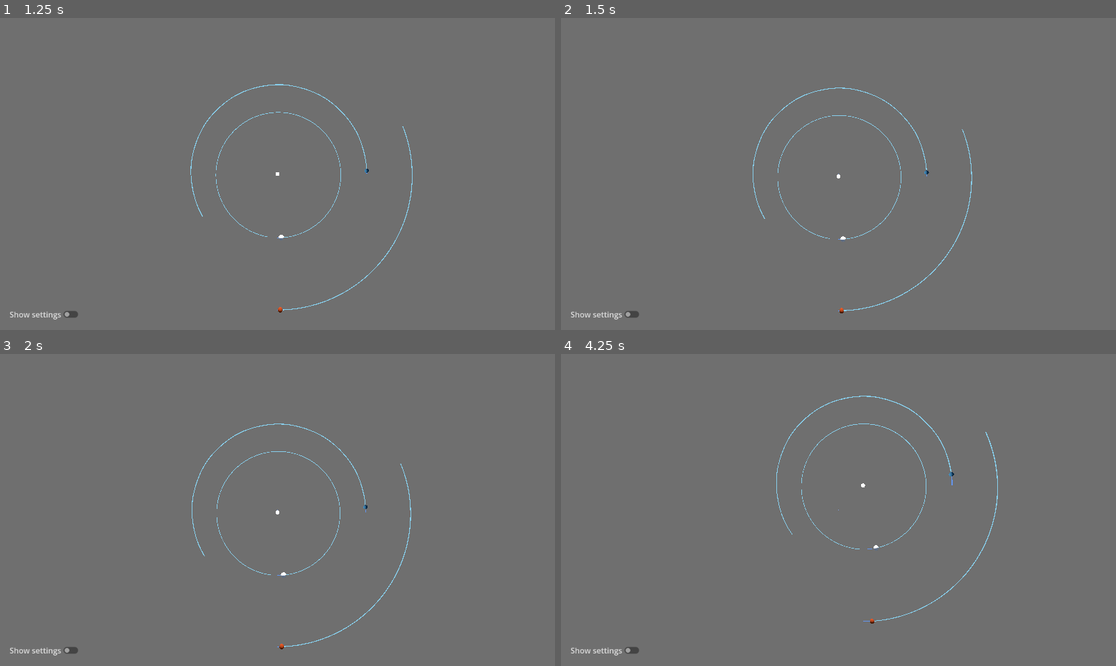
Above: before the commit, frames 1-4 (two rows, left to right).
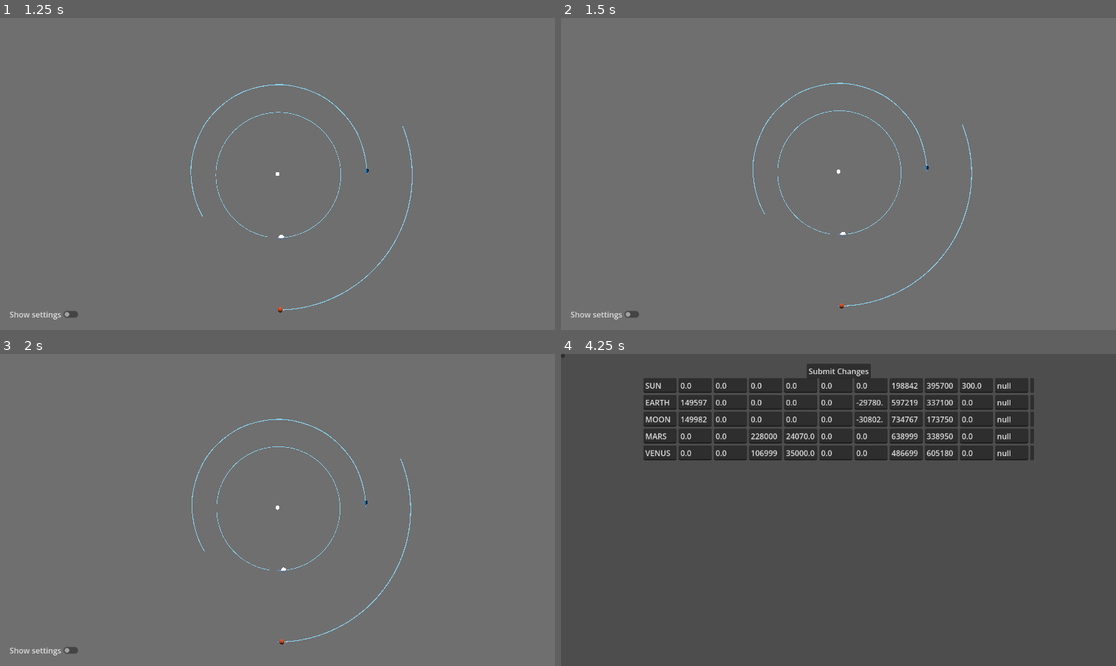
Above: after the commit, the same moments.

Repository: DarkLegend001/Space-Simulator
Game: Godot game, scene res://main/main.tscn
Same seed, same stepped clock (60 frames per second), same inputs: the game is played once before the commit and once after it. A sky picture missing from this copy of the repository is replaced by a grey-blue gradient.
Inputs (mouse positions are in pixels of both pictures, inside the frame that each line leads up to):
- Up to frame 1 (1.25 s): tap Enter at 0.5 s; move the mouse to (399, 158) at 0.52 s; hold S (camera_back) from 0.53 s (still down); click (399, 158) at 0.67 s
- Up to frame 2 (1.5 s): move the mouse to (727, 189) at 1.27 s; release S (camera_back) at 1.28 s; tap C (camera_down, bound only after the commit) at 1.35 s; click (727, 189) at 1.42 s
- Up to frame 3 (2 s): no input
- Up to frame 4 (4.25 s): move the mouse to (894, 441) at 2.02 s; hold Shift (camera_down, bound only before the commit) 2.03-2.78 s; click (894, 441) at 2.17 s; move the mouse to (810, 572) at 2.77 s; tap W (camera_forward) at 2.85 s; click (810, 572) at 2.92 s; move the mouse to (1005, 556) at 3.52 s; hold A (camera_left) from 3.53 s (still down); click (1005, 556) at 3.67 s; tap Escape (ui_cancel) at 4.15 s

Frame 1 is identical in both runs. In frame 2, 0.8% of the frame differs, in the area x 34-75%, y 20-95%; in frame 3, 0.8%; in frame 4, 99%, in the area x 0-100%, y 0-100%.

Commit message:
add functionality to dynamic planet settings

Diff:
--- a/controller/simulation_controller.gd
+++ b/controller/simulation_controller.gd
@@ -19,7 +19,9 @@
 
 func _ready() -> void:
 	main_simulation = Simulation.new()
-	InitialPlanets.reset()
+	if (Globals.first_load):
+		InitialPlanets.reset()
+		Globals.first_load = false
 	load_presets()
 	for i in main_simulation.celestial_bodies.size():
 		spawn_prediction_celestial_path()
--- a/data/globals.gd
+++ b/data/globals.gd
@@ -7,7 +7,6 @@
 # 1 means planets always appear the same size, 0 means planets have realistic sizes with no scaling.
 # Values close to 1 can lead to planets becoming invisible when they are too close to the camera
 @export var planet_scaling: float = 0.5
-
 
 # timesteps per second
 @export var speed := 500
@@ -26,3 +25,6 @@
 @export var store_speed := 1
 # number of times previous positions are rendered per second
 @export var render_store_speed := 60
+
+
+var first_load = true
--- a/main/main.gd
+++ b/main/main.gd
@@ -8,4 +8,5 @@
 
 # Called every frame. 'delta' is the elapsed time since the previous frame.
 func _process(_delta: float) -> void:
-	pass
+	if (Input.is_action_just_released("ui_cancel")):
+		get_tree().change_scene_to_file("res://settings/planet_settings.tscn")
--- a/main/planet_gui.gd
+++ b/main/planet_gui.gd
@@ -75,7 +75,7 @@
 				$Label4.text = "Speed: " + PhysicsCalculator.get_scientific_notation((selected_body.sim_body.vel - follow_body.sim_body.vel).length())
 
 # Called every frame. 'delta' is the elapsed time since the previous frame.
-func _process(delta: float) -> void:
+func _process(_delta: float) -> void:
 	if selected_body == null:
 		visible = false
 	else:
--- a/planet_settings.tscn
+++ /dev/null
@@ -1,9 +0,0 @@
-[gd_scene format=3 uid="uid://dl0l1h2awhljs"]
-
-[node name="PlanetSettings" type="Control" unique_id=1237577126]
-layout_mode = 3
-anchors_preset = 15
-anchor_right = 1.0
-anchor_bottom = 1.0
-grow_horizontal = 2
-grow_vertical = 2
--- a/project.godot
+++ b/project.godot
@@ -19,7 +19,6 @@
 [autoload]
 
 Globals="*uid://dmfxgs8t7n24a"
-Planets="*uid://bqw5v5hjcwdk6"
 
 [dotnet]
 
@@ -27,6 +26,17 @@
 
 [input]
 
+ui_accept={
+"deadzone": 0.5,
+"events": [Object(InputEventKey,"resource_local_to_scene":false,"resource_name":"","device":16,"window_id":0,"alt_pressed":false,"shift_pressed":false,"ctrl_pressed":false,"meta_pressed":false,"pressed":false,"keycode":4194309,"physical_keycode":0,"key_label":0,"unicode":0,"location":0,"echo":false,"script":null)
+, Object(InputEventKey,"resource_local_to_scene":false,"resource_name":"","device":16,"window_id":0,"alt_pressed":false,"shift_pressed":false,"ctrl_pressed":false,"meta_pressed":false,"pressed":false,"keycode":4194310,"physical_keycode":0,"key_label":0,"unicode":0,"location":0,"echo":false,"script":null)
+]
+}
+ui_select={
+"deadzone": 0.5,
+"events": [Object(InputEventJoypadButton,"resource_local_to_scene":false,"resource_name":"","device":-1,"button_index":3,"pressure":0.0,"pressed":false,"script":null)
+]
+}
 camera_left={
 "deadzone": 0.2,
 "events": [Object(InputEventKey,"resource_local_to_scene":false,"resource_name":"","device":-1,"window_id":0,"alt_press …(191 unchanged characters)…
@@ -39,12 +49,12 @@
 }
 camera_up={
 "deadzone": 0.2,
-"events": [Object(InputEventKey,"resource_local_to_scene":fa …(140 unchanged characters)… d":false,"keycode":0,"physical_keycode":67,"key_label":0,"unicode":99,"location":0,"echo":false,"script":null)
+"events": [Object(InputEventKey,"resource_local_to_scene":fa …(140 unchanged characters)… d":false,"keycode":0,"physical_keycode":32,"key_label":0,"unicode":32,"location":0,"echo":false,"script":null)
 ]
 }
 camera_down={
 "deadzone": 0.2,
-"events": [Object(InputEventKey,"resource_local_to_scene":false,"resource_name":"","device":0,"window_id":0,"alt_pressed":false,"shift_pressed":false,"ctrl_pressed":false,"meta_pressed":false,"pressed":false,"keycode":0,"physical_keycode":4194325,"key_label":0,"unicode":0,"location":1,"echo":false,"script":null)
+"events": [Object(InputEventKey,"resource_local_to_scene":false,"resource_name":"","device":-1,"window_id":0,"alt_pressed":false,"shift_pressed":false,"ctrl_pressed":false,"meta_pressed":false,"pressed":false,"keycode":0,"physical_keycode":67,"key_label":0,"unicode":99,"location":0,"echo":false,"script":null)
 ]
 }
 camera_forward={
@@ -79,12 +89,12 @@
 }
 camera_roll_left={
 "deadzone": 0.2,
-"events": [Object(InputEventKey,"resource_local_to_scene":fa …(141 unchanged characters)… ":false,"keycode":0,"physical_keycode":4194326,"key_label":0,"unicode":0,"location":2,"echo":false,"script":null)
+"events": [Object(InputEventKey,"resource_local_to_scene":fa …(141 unchanged characters)… ":false,"keycode":0,"physical_keycode":46,"key_label":0,"unicode":46,"location":0,"echo":false,"script":null)
 ]
 }
 camera_roll_right={
 "deadzone": 0.2,
-"events": [Object(InputEventKey,"resource_local_to_scene":fa …(141 unchanged characters)… ":false,"keycode":0,"physical_keycode":4194325,"key_label":0,"unicode":0,"location":2,"echo":false,"script":null)
+"events": [Object(InputEventKey,"resource_local_to_scene":fa …(141 unchanged characters)… ":false,"keycode":0,"physical_keycode":47,"key_label":0,"unicode":47,"location":0,"echo":false,"script":null)
 ]
 }
 toggle_camera_precision={
--- a/settings/initial_planets.gd
+++ b/settings/initial_planets.gd
@@ -1,13 +1,12 @@
 class_name InitialPlanets
 
-## test doc
-static var planets = Array()
+static var planets
 
-
-static func remove_all() -> void:
+static func clear() -> void:
 	planets = Array()
 
 static func reset() -> void:
+	clear()
 	var file = FileAccess.open("res://data/presets.txt", FileAccess.READ)
 	var contents = file.get_as_text().trim_suffix("\n").split("\n")
 	for line in contents:
--- a/settings/planet_setting_line.gd
+++ b/settings/planet_setting_line.gd
@@ -1,12 +1,43 @@
 extends HBoxContainer
 
+var planet
 
+func reset_values() -> void:
+	$NameLineEdit.text = str(planet.name)
+	$XPosLineEdit.text = str(planet.pos.x)
+	$YPosLineEdit.text = str(planet.pos.y)
+	$ZPosLineEdit.text = str(planet.pos.z)
+	$XVelLineEdit.text = str(planet.vel.x)
+	$YVelLineEdit.text = str(planet.vel.y)
+	$ZVelLineEdit.text = str(planet.vel.z)
+	$MassLineEdit.text = str(planet.mass)
+	$RadiusLineEdit.text = str(planet.radius)
+	$LuminanceLineEdit.text = str(planet.luminance)
+	$ColorPickerButton.color = planet.color
+	$TexturePathEdit.text = "null" #planet.texture
 
-# Called when the node enters the scene tree for the first time.
-func _ready() -> void:
-	pass
-
-
-# Called every frame. 'delta' is the elapsed time since the previous frame.
-func _process(delta: float) -> void:
-	pass
+func confirm_values() -> bool:
+	if ($XPosLineEdit.text.is_valid_float() and
+			$YPosLineEdit.text.is_valid_float() and
+			$ZPosLineEdit.text.is_valid_float() and
+			$XVelLineEdit.text.is_valid_float() and
+			$YVelLineEdit.text.is_valid_float() and
+			$ZVelLineEdit.text.is_valid_float() and
+			$MassLineEdit.text.is_valid_float() and
+			$RadiusLineEdit.text.is_valid_float() and
+			$LuminanceLineEdit.text.is_valid_float()
+		):
+		planet.name = $NameLineEdit.text
+		planet.pos.x = float($XPosLineEdit.text)
+		planet.pos.y = float($YPosLineEdit.text)
+		planet.pos.z = float($ZPosLineEdit.text)
+		planet.vel.x = float($XVelLineEdit.text)
+		planet.vel.y = float($YVelLineEdit.text)
+		planet.vel.z = float($ZVelLineEdit.text)
+		planet.mass = float($MassLineEdit.text)
+		planet.radius = float($RadiusLineEdit.text)
+		planet.luminance = float($LuminanceLineEdit.text)
+		planet.color = $ColorPickerButton.color
+		#planet.texture = $TexturePathEdit.text
+		return true
+	return false
--- a/settings/planet_setting_line.tscn
+++ b/settings/planet_setting_line.tscn
@@ -1,6 +1,6 @@
 [gd_scene format=3 uid="uid://cenhimtdta4pg"]
 
-[ext_resource type="Script" uid="uid://dx1ogdo6c2cls" path="res://main/planet_setting_line.gd" id="1_qikq4"]
+[ext_resource type="Script" uid="uid://dx1ogdo6c2cls" path="res://settings/planet_setting_line.gd" id="1_qikq4"]
 
 [node name="PlanetBox" type="HBoxContainer" unique_id=1125776960]
 offset_right = 40.0
@@ -36,3 +36,11 @@
 
 [node name="LuminanceLineEdit" type="LineEdit" parent="." unique_id=1948169216]
 layout_mode = 2
+
+[node name="TexturePathEdit" type="LineEdit" parent="." unique_id=1689915338]
+layout_mode = 2
+
+[node name="ColorPickerButton" type="ColorPickerButton" parent="." unique_id=1361509144]
+layout_mode = 2
+color = Color(1, 1, 1, 1)
+edit_alpha = false
--- /dev/null
+++ b/settings/planet_settings.gd
@@ -0,0 +1,32 @@
+extends Control
+
+var child_lines = Array()
+
+# Called when the node enters the scene tree for the first time.
+func _ready() -> void:
+	var child_scene = preload("planet_setting_line.tscn")
+	for planet in InitialPlanets.planets:
+		var child = child_scene.instantiate()
+		child_lines.append(child)
+		child.planet = planet
+		child.reset_values()
+		$PlanetLineParent.add_child(child)
+	$SubmitFailLabel.text = ""
+
+
+# Called every frame. 'delta' is the elapsed time since the previous frame.
+func _process(_delta: float) -> void:
+	var fail_text = "Planets that failed to change:\n"
+	var any_fail = false
+	if ($SubmitButton.button_pressed):
+		for child in child_lines:
+			if (!child.confirm_values()):
+				any_fail = true
+				fail_text += child.planet.name + "\n"
+		if (any_fail):
+			$SubmitFailLabel.text = fail_text
+		else:
+			$SubmitFailLabel.text = "All changes successful"
+
+	if (Input.is_action_just_released("ui_cancel")):
+		get_tree().change_scene_to_file("res://main/main.tscn")
--- a/settings/planet_settings.tscn
+++ b/settings/planet_settings.tscn
@@ -1,4 +1,6 @@
-[gd_scene format=3 uid="uid://0boenh166n1h"]
+[gd_scene format=3 uid="uid://dl0l1h2awhljs"]
+
+[ext_resource type="Script" uid="uid://g4xwbqmnqihx" path="res://settings/planet_settings.gd" id="1_royfy"]
 
 [node name="PlanetSettings" type="Control" unique_id=1237577126]
 layout_mode = 3
@@ -7,3 +9,43 @@
 anchor_bottom = 1.0
 grow_horizontal = 2
 grow_vertical = 2
+script = ExtResource("1_royfy")
+
+[node name="PlanetLineParent" type="VBoxContainer" parent="." unique_id=874318325]
+layout_mode = 1
+anchors_preset = 5
+anchor_left = 0.5
+anchor_right = 0.5
+offset_left = -20.0
+offset_top = 50.0
+offset_right = 20.0
+offset_bottom = 90.0
+grow_horizontal = 2
+
+[node name="SubmitButton" type="Button" parent="." unique_id=161048488]
+layout_mode = 1
+anchors_preset = 5
+anchor_left = 0.5
+anchor_right = 0.5
+offset_left = -66.5
+offset_top = 20.0
+offset_right = 66.5
+offset_bottom = 51.0
+grow_horizontal = 2
+text = "Submit Changes"
+
+[node name="SubmitFailLabel" type="Label" parent="." unique_id=726755935]
+layout_mode = 1
+anchors_preset = 5
+anchor_left = 0.5
+anchor_right = 0.5
+offset_left = 10.0
+offset_top = 20.0
+offset_right = 50.0
+offset_bottom = 43.0
+grow_horizontal = 2
+
+[node name="ExitButton" type="Button" parent="." unique_id=2109256883]
+layout_mode = 0
+offset_right = 8.0
+offset_bottom = 8.0
Not shown, added: settings/planet_settings.gd.uid
